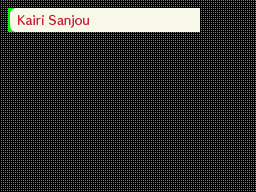
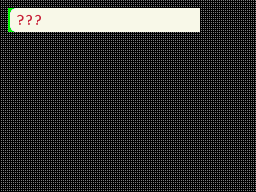
Revision of a layered 256 × 192 image; what changed, layer by layer:
showed "???", painted on it over [17, 14, 41, 25]
hid "Kairi Sanjou" over [18, 14, 89, 28]
